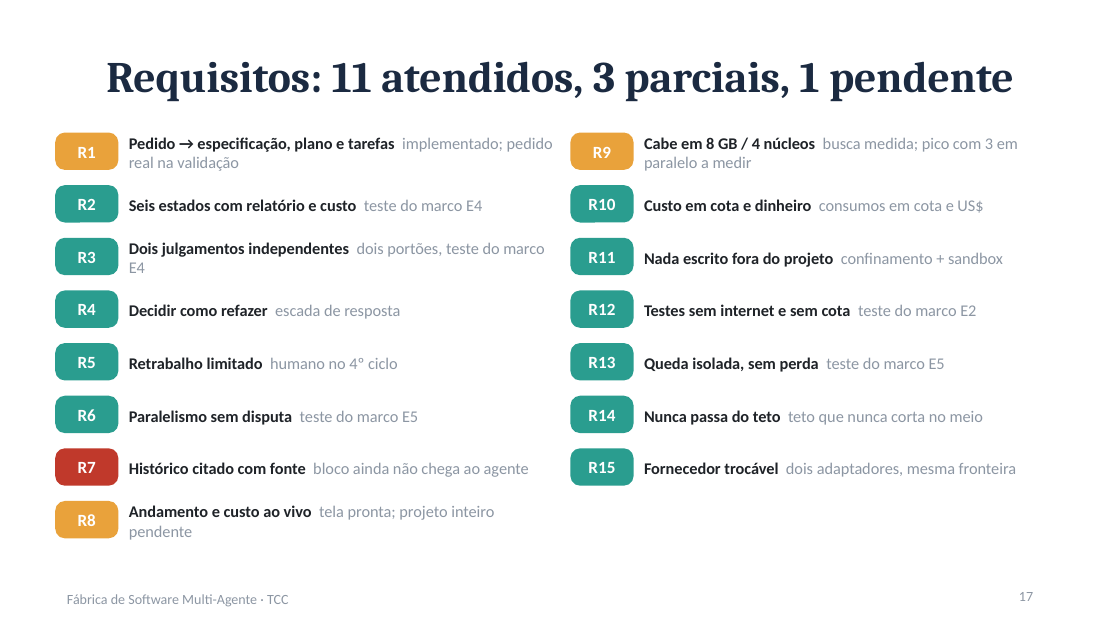
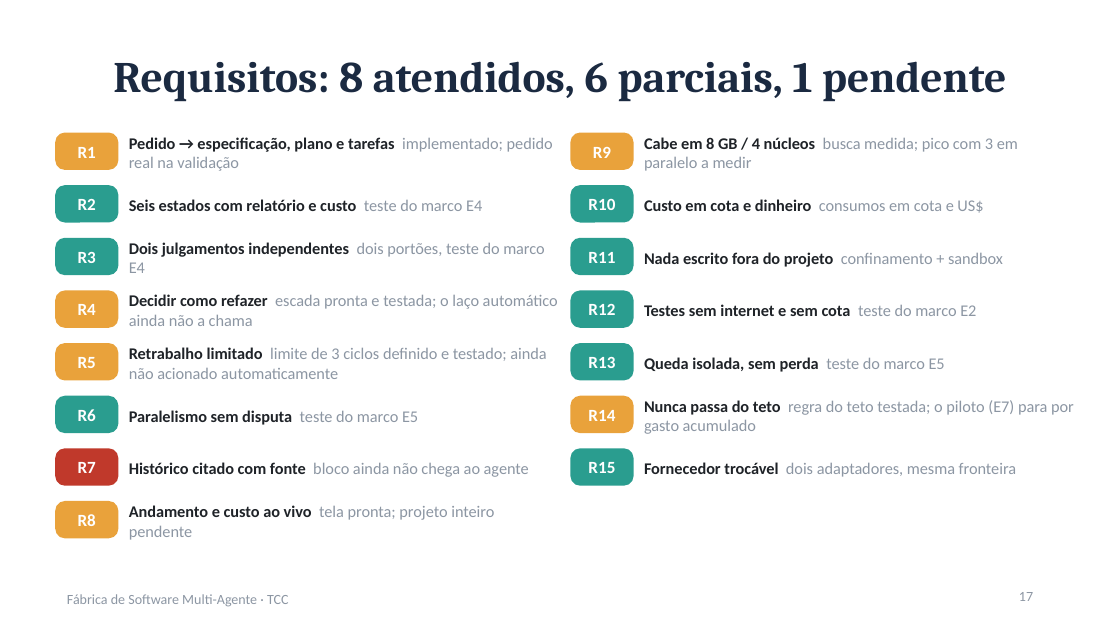
Before and after one commit to enzoconsulo/Generic-Multi-Agents, a slide deck: slide 17 of apresentacao-orientador/apresentacao-principal.pptx. Drawn at 1120x630 pixels with LibreOffice and Linux fonts; fonts in the diff are those of the drawing. Boxes give left, top, right and bottom in pixels: in the first picture for what was removed or moved away, otherwise in the second. Text is boxed around its words. In the diff, an @@ line names an element or a change of style, - is before the commit and + after.

Commit message:
tcc: relatorios Word E1-E7 e apresentacao principal regerados
Saida do gerador dos commits anteriores. Sai a copia 'E2-fundacao (NOVA - para aprovar).docx': a proposta foi aprovada e virou o E2-fundacao.docx. A apresentacao principal reflete a recontagem dos requisitos (8 atendidos, 6 parciais, 1 pendente).

```diff
--- a/apresentacao-orientador/apresentacao-principal.pptx
+++ b/apresentacao-orientador/apresentacao-principal.pptx
@@ title at box(113, 61, 1006, 102): text changed @@
-Requisitos: 11 atendidos, 3 parciais, 1 pendente
+Requisitos: 8 atendidos, 6 parciais, 1 pendente
@@ text at box(129, 294, 558, 326): text changed; text colour #1F2328 to #8C96A3; bold off @@
-Decidir como refazer escada de resposta
+Decidir como refazer escada pronta e testada; o laço automático ainda não a chama
@@ text at box(129, 347, 546, 379): text changed; text colour #1F2328 to #8C96A3; bold off @@
-Retrabalho limitado humano no 4º ciclo
+Retrabalho limitado limite de 3 ciclos definido e testado; ainda não acionado automaticamente
@@ fill #2A9D8F to #E9A23B; outline #2A9D8F 1 pt to #E9A23B 1 pt in 3 elements at box(56, 291, 118, 327), box(56, 344, 118, 380), box(571, 396, 633, 432) @@
@@ text at box(644, 400, 1074, 434): text changed @@
-Nunca passa do teto teto que nunca corta no meio
+Nunca passa do teto regra do teto testada; o piloto (E7) para por gasto acumulado
```
Also in this commit, not shown: 4 other slides changed, 8 other files.
